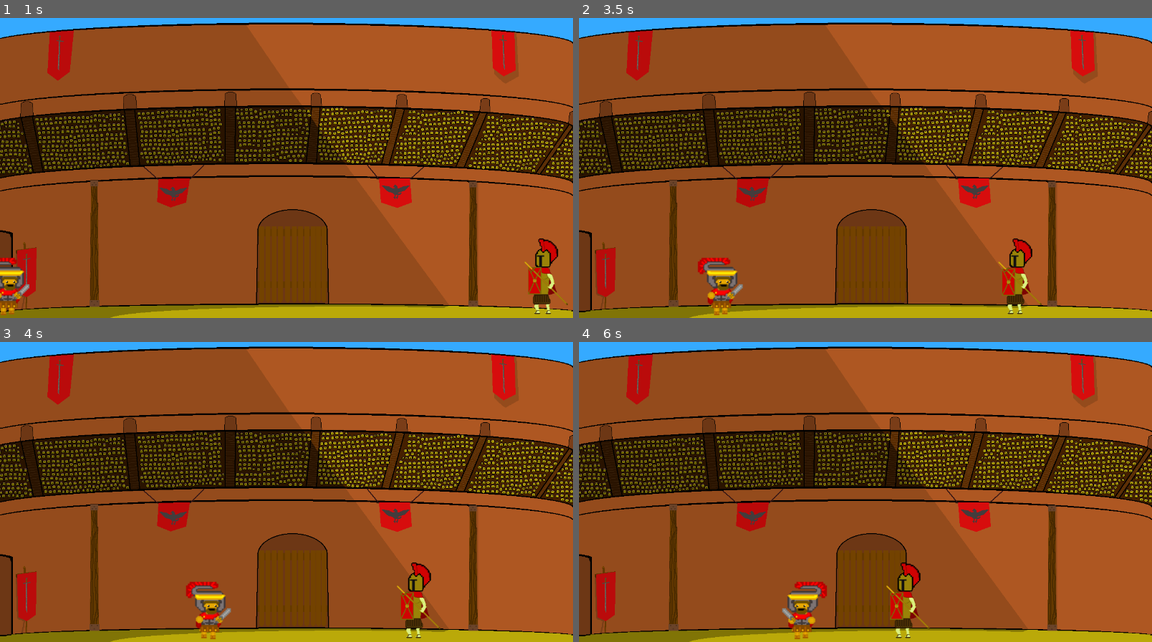
Above: before the commit, frames 1-4 (two rows, left to right).
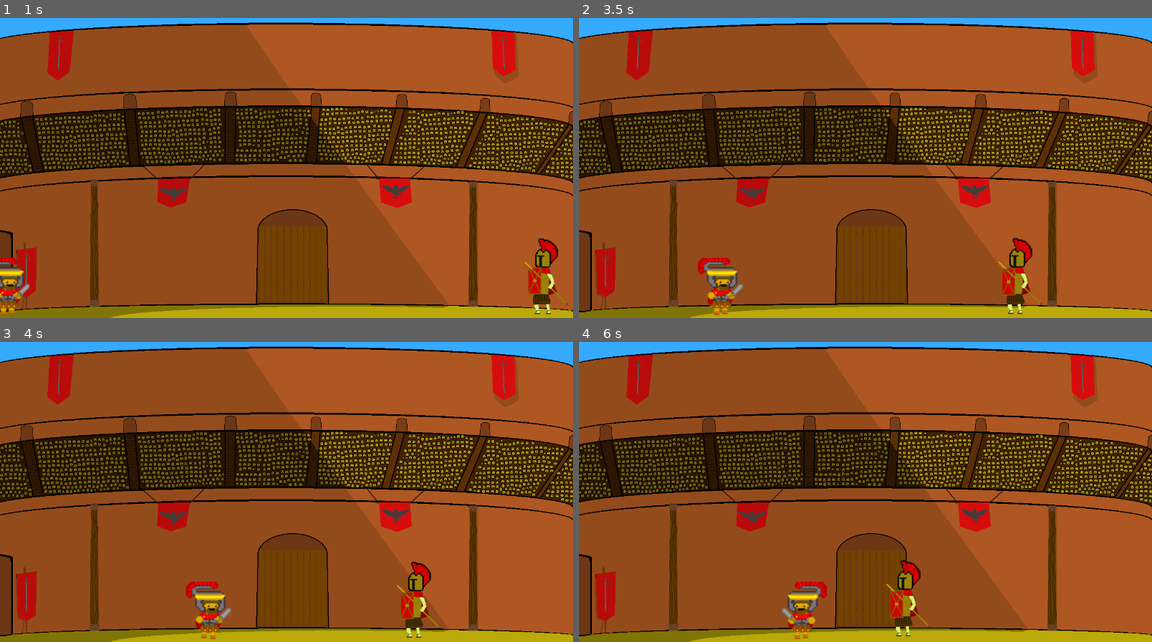
Above: after the commit, the same moments.

Repository: Dorvid/TDDD23_Project
Game: Godot game, scene res://scenes/areas/Arena.tscn
Two runs of this game, one before a commit and one after it. Both use one fixed random seed, a clock stepped at 60 frames per second and the inputs below. The project has no main scene, so this scene is started directly.
Inputs:
- Up to frame 1 (1 s): tap Enter at 0.5 s; hold Right (ui_right) from 0.53 s (still down); tap Up (ui_up) at 0.77 s
- Up to frame 2 (3.5 s): tap Up (ui_up) at 1.52, 3.02 s; release Right (ui_right) at 2.03 s; hold Left (ui_left) 2.03-2.78 s; hold Right (ui_right) from 2.78 s (still down)
- Up to frame 3 (4 s): keep holding Right (ui_right); tap Up (ui_up) at 3.77 s
- Up to frame 4 (6 s): release Right (ui_right) at 4.28 s; hold Left (ui_left) 4.28-5.03 s; tap Up (ui_up) at 4.52 s; hold Right (ui_right) 5.03-5.78 s; hold Left (ui_left) from 5.78 s (still down)

Frame 1 is identical in both runs. In frame 2, 0.1% of the frame differs, in the area x 74-81%, y 73-99%; in frame 3, 0.2%; in frame 4, 0.5%, in the area x 53-62%, y 72-99%.

Commit message:
Added gravity to boss incase player manages to move boss upwards with collision

Diff:
--- a/TDDD23 Project/scenes/enemies/Boss1.gd
+++ b/TDDD23 Project/scenes/enemies/Boss1.gd
@@ -16,6 +16,8 @@
 onready var effect_dmg = $Effect_dmg
 # Called when the node enters the scene tree for the first time.
 func _ready():
+	#Gravity incase player manages to move boss upwards
+	velocity.y = 32
 	current_hp = HEALTH
 	$AnimatedSprite.play("idle")
 	if CharacterController.connect("fight_start", self, "_fight_start") != OK:
